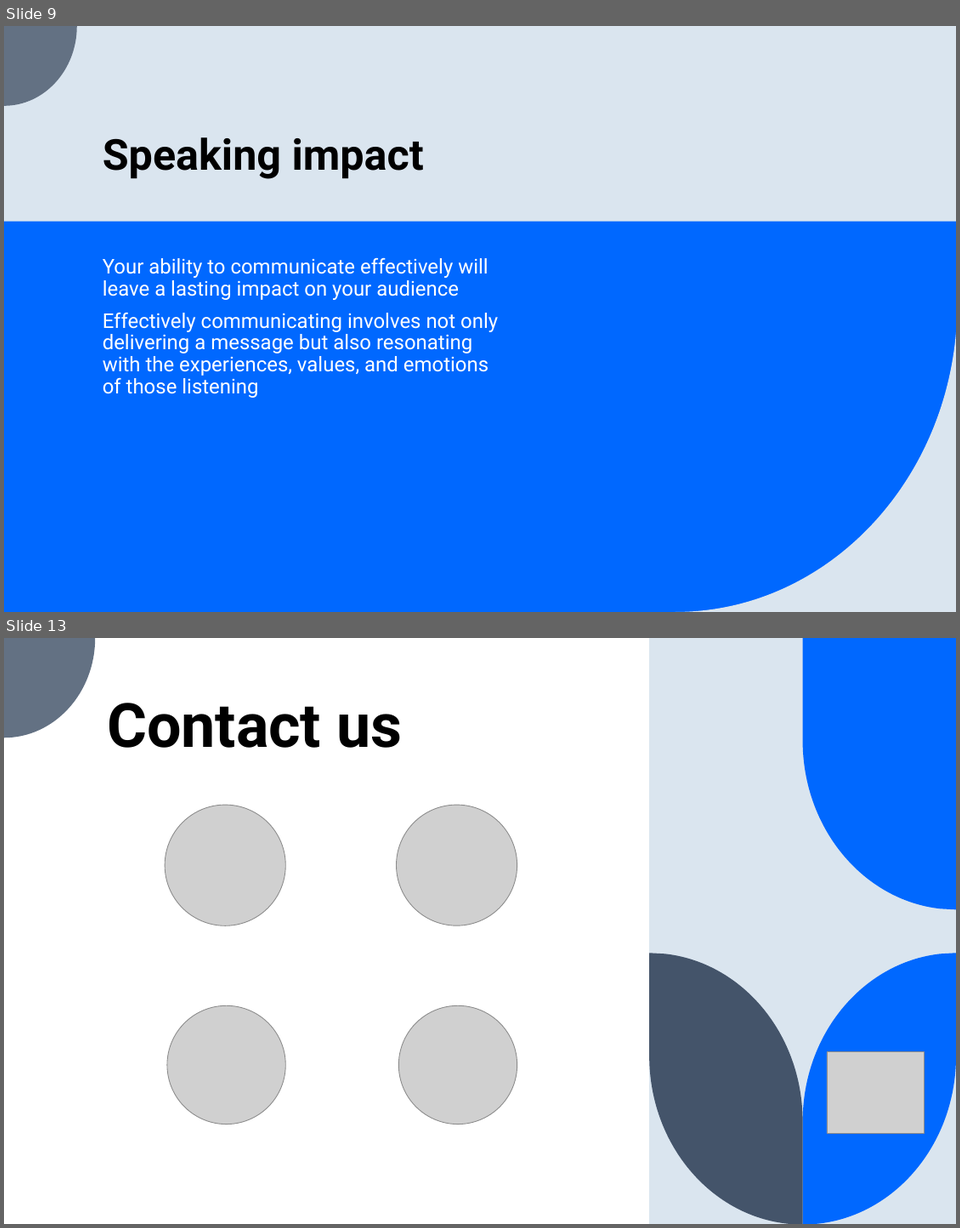
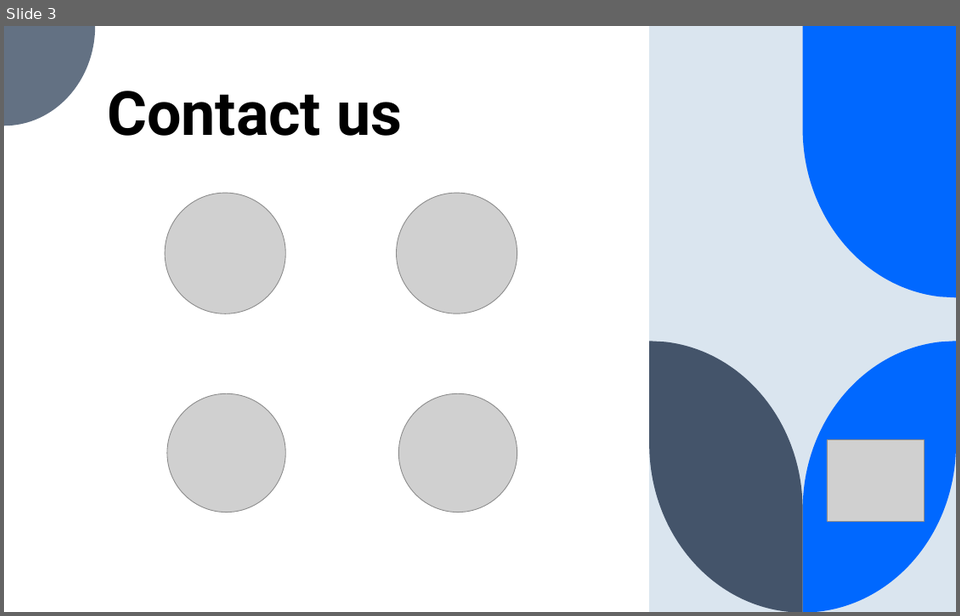
Before and after one commit to qossayrida/kakush, a slide deck: PID_Course/PID.pptx. Shown one above the other, each under a label of ours: slides 9 and 13 before the commit, slide 3 after it; the slides between them are not shown. The pictures are 960x1228 and 960x616 pixels, drawn with LibreOffice and Linux fonts; fonts in the diff are those of the drawing; grey boxes stand for pictures. Boxes give left, top, right and bottom in pixels: in the first picture for what was removed or moved away, otherwise in the second. Text is boxed around its words. In the diff, an @@ line names an element or a change of style, - is before the commit and + after.

```diff
--- a/PID_Course/PID.pptx
+++ b/PID_Course/PID.pptx
@@ slide 9 removed at (x1=4, y1=26, x2=956, y2=612), background #DAE5EF @@
@@ freeform shape removed at (x1=4, y1=26, x2=77, y2=106) @@
@@ title removed at (x1=103, y1=137, x2=424, y2=179) @@
-Speaking impact
@@ rectangle removed at (x1=4, y1=222, x2=956, y2=612) @@
@@ text removed at (x1=103, y1=257, x2=498, y2=397) @@
-Your ability to communicate effectively will leave a lasting impact on your audience
-Effectively communicating involves not only delivering a message but also resonating with the experiences, values, and emotions of those listening
@@ freeform shape removed at (x1=676, y1=304, x2=956, y2=612) @@
@@ what was slide 13 is now slide 3 @@
```
Also in this commit, not shown: 1 slide changed, 1 slide added, 10 other slides removed.
